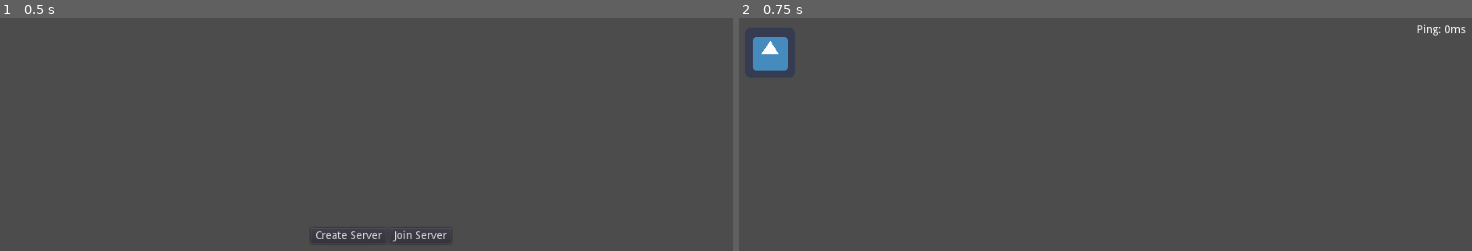
Above: before the commit, frames 1-2 (left to right).
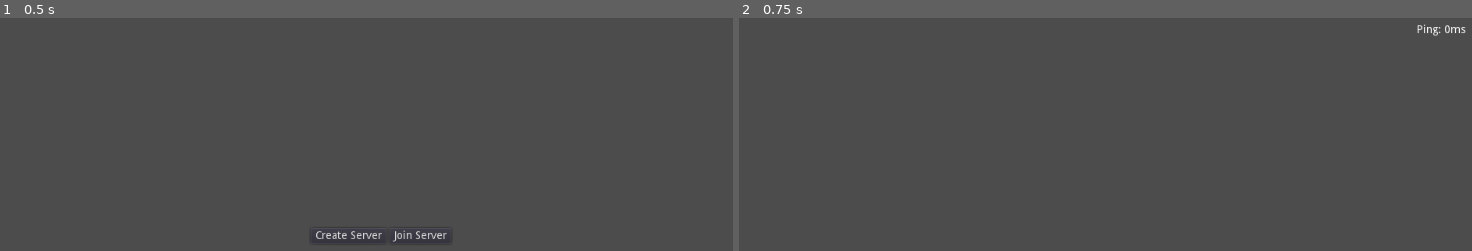
Above: after the commit, the same moments.

Repository: TRushton95/Sanctuary
Game: Godot game, scene res://Main.tscn
The game is run twice, just before and just after one commit, with the same random seed, the same clock (stepped at 60 frames per second) and the same inputs. The engine's default icon, where the game draws it, is replaced by a stand-in: a white triangle on a blue panel in a dark square.
Inputs:
- Up to frame 1 (0.5 s): no input
- Up to frame 2 (0.75 s): click "Create Server" at 0.5 s

Frame 1 is identical in both runs. In frame 2, 0.7% of the frame differs, in the area x 1-7%, y 8-23%.

Commit message:
Get server and client movement working again after refactor

Diff:
--- a/Src/Gameplay/Entities/Unit/Unit.gd
+++ b/Src/Gameplay/Entities/Unit/Unit.gd
@@ -50,7 +50,7 @@
 		start_cast(command.duration)
 
 
-func move_along_path(delta: float) -> void:
+func try_move_along_path(delta: float) -> void:
 	if !path.empty():
 		var walkable_distance = SPEED * delta
 
--- a/Src/Gameplay/DataStructures/UserInput.gd
+++ b/Src/Gameplay/Global/InputHelper.gd
@@ -1,10 +1,8 @@
 extends Node
-class_name UserInput
 
-var data : Dictionary setget ,get_data
 
-func _init(command, payload, request_id):
-	data = {
+func build_data(command, payload, request_id) -> Dictionary:
+	var data = {
 		Constants.ClientInput.COMMAND: command,
 		Constants.Network.REQUEST_ID: request_id, # TODO: Super hacky fix to make comparisons work, look into unifying userInput and request messages
 		Constants.ClientInput.TIMESTAMP: ServerClock.get_time()
@@ -13,6 +11,4 @@
 	if payload:
 		data[Constants.ClientInput.PAYLOAD] = payload
 
-
-func get_data() -> Dictionary:
 	return data
--- a/Src/Gameplay/Global/ServerInfo.gd
+++ b/Src/Gameplay/Global/ServerInfo.gd
@@ -1,6 +1,8 @@
 extends Node
 
 var _players = {}
+
+signal user_joined(user_id)
 
 
 func _ready() -> void:
@@ -52,6 +54,8 @@
 		var sender_id = get_tree().get_rpc_sender_id()
 		rpc_id(sender_id, "populate_players", _players)
 
+		emit_signal("user_joined", sender_id)
+
 
 
 func _on_network_peer_disconnected(id: int) -> void:
--- a/Src/Gameplay/World/Components/WorldClient.gd
+++ b/Src/Gameplay/World/Components/WorldClient.gd
@@ -14,43 +14,46 @@
 	self.world = world
 
 
-func get_input() -> UserInput:
+func get_input() -> Dictionary:
 	var input = null
 
 	if world.buffered_movement_input is Vector2:
-		input = UserInput.new("M", world.buffered_movement_input, request_id)
+		input = InputHelper.build_data("M", world.buffered_movement_input, request_id)
 	if world.buffered_movement_input != null: # Reset
 		world.buffered_movement_input = null
 
 	if Input.is_action_just_pressed("Cast"):
 		var cast_time = 2.0
-		input = UserInput.new("Q", cast_time, request_id)
+		input = InputHelper.build_data("Q", cast_time, request_id)
 
 	return input
 
 
-func send_input(input: UserInput) -> void:
-	if world.player.is_network_master():
-		GameServer.send_player_input(input.data)
+func send_input(input: Dictionary) -> void:
+	GameServer.send_player_input(input)
 
-		var history_data = input.data.duplicate()
-		history_data[Constants.ClientInput.PATH] = world.player.path
-		request_history.append(history_data)
+	var history_data = input.duplicate()
+	history_data[Constants.ClientInput.PATH] = world.player.path
+	request_history.append(history_data)
 
-		request_id += 1
+	request_id += 1
 
 
-func update_world_state(world_state: Dictionary) -> void:
+func buffer_world_state(world_state: Dictionary) -> void:
 	if world_state[Constants.Network.TIME] > prev_world_state_timestamp:
 		prev_world_state_timestamp = world_state[Constants.Network.TIME]
 		world_state_buffer.append(world_state)
+
+		# Don't bother trying to correct client-side player prediction if we havn't got a player
+		if world.player == null:
+			return
 
 		var player_id = get_tree().get_network_unique_id()
 		if world_state.has(player_id):
 			var player_state = world_state[player_id]
 
-			if world_state.has(Constants.Network.REQUEST_ID):
-				print("Sequence id from server: " + str(world_state[Constants.Network.REQUEST_ID]))
+#			if world_state.has(Constants.Network.REQUEST_ID):
+#				print("Sequence id from server: " + str(world_state[Constants.Network.REQUEST_ID]))
 
 			var oudated_requests = []
 			for request in request_history:
@@ -61,6 +64,7 @@
 			for request in oudated_requests:
 				request_history.erase(request)
 
+			# Enforce state to most recent server state
 			world.player.position = player_state[Constants.Network.POSITION]
 
 			if player_state.has(Constants.Network.CASTING):
@@ -71,8 +75,6 @@
 
 			# Replay client-side prediction based on most recent available server data
 			if request_history.size() > 0:
-				print("Replaying from request " + str(request_history[0][Constants.Network.REQUEST_ID]))
-
 				world.player.path = request_history[0][Constants.ClientInput.PATH]
 				var FRAME_DURATION = 0.0167 # figure out how we can replay the timestep accurately
 				var snapshot_time = world_state[Constants.Network.TIME] + FRAME_DURATION
@@ -87,7 +89,6 @@
 				for input in inputs:
 					temporary_request_history.erase(input)
 
-				print("Snapshot time: " + str(snapshot_time))
 				while snapshot_time < ServerClock.get_time():
 					play_forward_frame(FRAME_DURATION, snapshot_time, inputs)
 					snapshot_time += FRAME_DURATION
@@ -95,9 +96,6 @@
 				snapshot_time -= FRAME_DURATION # TODO: hack fix - snapshot time has been incremented to be bigger than get_time, we want the snapshot BEFORE that
 				var remaining_time = ServerClock.get_time() - snapshot_time
 				play_forward_frame(remaining_time, snapshot_time, inputs)
-
-				print("Played to time: " + str(ServerClock.get_time()))
-				print("Rollback placed at " + str(world.player.position))
 
 
 func process_world_state() -> void:
@@ -112,16 +110,16 @@
 			for key in world_state_buffer[2].keys():
 				if str(key) == Constants.Network.TIME:
 					continue
-				if key == get_tree().get_network_unique_id():
+				if !world_state_buffer[1].has(key):
 					continue
-				if !world_state_buffer[1].has(key):
+				if key == get_tree().get_network_unique_id() && world.player != null: # If player is not set, we need to create a unit for the player
 					continue
 
 				var username = ServerInfo.get_username(key)
 				var new_position = lerp(world_state_buffer[1][key][Constants.Network.POSITION], world_state_buffer[2][key][Constants.Network.POSITION], interpolation_factor)
 
-				if has_node(username):
-					get_node(username).position = new_position
+				if world.has_node(username):
+					world.get_node(username).position = new_position
 				else:
 					world.create_player(key, username, new_position)
 
@@ -131,17 +129,17 @@
 			for key in world_state_buffer[1].keys():
 				if str(key) == Constants.Network.TIME:
 					continue
-				if key == get_tree().get_network_unique_id():
+				if !world_state_buffer[1].has(key):
 					continue
-				if !world_state_buffer[1].has(key):
+				if key == get_tree().get_network_unique_id() && world.player != null: # If player is not set, we need to create a unit for the player
 					continue
 
 				var username = ServerInfo.get_username(key)
 				var delta_position = world_state_buffer[1][key][Constants.Network.POSITION] - world_state_buffer[0][key][Constants.Network.POSITION]
 				var new_position = world_state_buffer[1][key][Constants.Network.POSITION] + (delta_position * extrapolation_factor)
 
-				if has_node(username):
-					get_node(username).position = new_position
+				if world.has_node(username):
+					world.get_node(username).position = new_position
 				else:
 					world.create_player(key, username, new_position)
 
@@ -153,7 +151,7 @@
 		var command = build_command(command_type, payload)
 		world.player.input_command(command)
 
-	world.player.move_along_path(delta)
+	world.player.try_move_along_path(delta)
 	world.player.get_node("CastTimer").update(delta)
 
 
--- a/Src/Gameplay/World/Components/WorldServer.gd
+++ b/Src/Gameplay/World/Components/WorldServer.gd
@@ -9,8 +9,14 @@
 var latest_ackowledged_player_requests := {}
 
 
+func _on_user_joined(sender_id: int) -> void:
+	world.create_player(sender_id, "Client", Vector2(100, 100))
+
+
 func _init(world) -> void:
 	self.world = world
+	world.create_player(Constants.SERVER_ID, "Server", Vector2(200, 200))
+	ServerInfo.connect("user_joined", self, "_on_user_joined")
 
 
 func send_world_state(delta: float) -> void:
@@ -58,14 +64,7 @@
 
 		if world.has_node(username):
 			var player = world.get_node(username)
-
-			match input[Constants.ClientInput.COMMAND]:
-				"M":
-					var destination = input[Constants.ClientInput.PAYLOAD]
-					player.path = NavigationHelper.get_simple_path(player.position, destination)
-				"Q":
-					var cast_duration = input[Constants.ClientInput.PAYLOAD]
-					player.start_cast(cast_duration)
+			world.execute_input(player, input)
 
 			if !latest_ackowledged_player_requests.has(player_id) || latest_ackowledged_player_requests[player_id] < input[Constants.ClientInput.REQUEST_ID]:
 				latest_ackowledged_player_requests[player_id] = input[Constants.ClientInput.REQUEST_ID]
--- a/Src/Gameplay/World/World.gd
+++ b/Src/Gameplay/World/World.gd
@@ -49,12 +49,6 @@
 func _ready() -> void:
 	_setup_components()
 
-	var player_name = ServerInfo.get_username(get_tree().get_network_unique_id())
-	get_node("Unit").name = player_name
-
-	player = get_node(player_name)
-	player.set_network_master(get_tree().get_network_unique_id())
-
 	NavigationHelper.setup($Navigation2D)
 	GameServer.setup(self)
 	ServerClock.setup()
@@ -67,20 +61,29 @@
 		$LagSimTimer.start(LAG_SIM_DURATION)
 		$CanvasLayer/NetworkInfo/VBoxContainer/LagSimWarning.show()
 
+	if player == null:
+		return
+
 	var input = world_client.get_input()
 
 	if input:
+		execute_input(player, input)
 		world_client.send_input(input)
 
 
 func _physics_process(delta: float) -> void:
-	player.move_along_path(delta)
+	if player != null:
+		player.try_move_along_path(delta)
 
 	if get_tree().is_network_server():
+		if has_node("Client"):
+			get_node("Client").try_move_along_path(delta) # TODO: This should loop through Players node when units moved under that
+
 		world_server.process_player_input_buffer()
 		world_server.send_world_state(delta)
 
-	world_client.process_world_state()
+	if !get_tree().is_network_server():
+		world_client.process_world_state()
 
 
 func _unhandled_input(event) -> void:
@@ -95,8 +98,8 @@
 	world_server.buffer_player_input(player_input)
 
 
-remotesync func receive_world_state(world_state: Dictionary) -> void:
-	world_client.update_world_state(world_state)
+puppet func receive_world_state(world_state: Dictionary) -> void:
+	world_client.buffer_world_state(world_state)
 
 
 func create_player(user_id: int, username: String, position: Vector2):
@@ -104,12 +107,32 @@
 	new_unit.position = position
 	new_unit.name = username
 	add_child(new_unit)
-	new_unit.set_network_master(user_id)
+	#new_unit.set_network_master(user_id)
+
+	if user_id == get_tree().get_network_unique_id():
+		player = new_unit
+
+		player.connect("path_expired", self, "_on_Unit_path_expired")
+		player.connect("started_casting", self, "_on_Unit_started_casting")
+		player.connect("stopped_casting", self, "_on_Unit_stopped_casting")
+		player.connect("progressed_casting", self, "_on_Unit_progressed_casting")
+		player.connect("path_set", self, "_on_Unit_path_set")
 
 
 func _setup_components() -> void:
-	world_server = WorldServer.new(self)
+	if get_tree().get_network_unique_id() == Constants.SERVER_ID:
+		world_server = WorldServer.new(self)
+		add_child(world_server)
+
 	world_client = WorldClient.new(self)
+	add_child(world_client)
 
-	add_child(world_client)
-	add_child(world_server)
+
+func execute_input(unit: Unit, input: Dictionary) -> void:
+	match input[Constants.ClientInput.COMMAND]:
+		"M":
+			var destination = input[Constants.ClientInput.PAYLOAD]
+			unit.path = NavigationHelper.get_simple_path(unit.position, destination)
+		"Q":
+			var cast_duration = input[Constants.ClientInput.PAYLOAD]
+			unit.start_cast(cast_duration)
--- a/Src/Gameplay/World/World.tscn
+++ b/Src/Gameplay/World/World.tscn
@@ -1,6 +1,5 @@
-[gd_scene load_steps=4 format=2]
+[gd_scene load_steps=3 format=2]
 
-[ext_resource path="res://Gameplay/Entities/Unit/Unit.tscn" type="PackedScene" id=1]
 [ext_resource path="res://Gameplay/World/World.gd" type="Script" id=2]
 
 [sub_resource type="NavigationPolygon" id=1]
@@ -10,9 +9,6 @@
 
 [node name="World" type="Node"]
 script = ExtResource( 2 )
-
-[node name="Unit" parent="." instance=ExtResource( 1 )]
-position = Vector2( 64, 56 )
 
 [node name="PathDebug" type="Line2D" parent="."]
 width = 1.0
@@ -91,9 +87,4 @@
 "_edit_use_anchors_": false
 }
 
-[connection signal="path_expired" from="Unit" to="." method="_on_Unit_path_expired"]
-[connection signal="path_set" from="Unit" to="." method="_on_Unit_path_set"]
-[connection signal="progressed_casting" from="Unit" to="." method="_on_Unit_progressed_casting"]
-[connection signal="started_casting" from="Unit" to="." method="_on_Unit_started_casting"]
-[connection signal="stopped_casting" from="Unit" to="." method="_on_Unit_stopped_casting"]
 [connection signal="timeout" from="LagSimTimer" to="." method="_on_LagSimTimer_timeout"]
--- a/Src/project.godot
+++ b/Src/project.godot
@@ -30,11 +30,6 @@
 "path": "res://Gameplay/Entities/Unit/Unit.gd"
 }, {
 "base": "Node",
-"class": "UserInput",
-"language": "GDScript",
-"path": "res://Gameplay/DataStructures/UserInput.gd"
-}, {
-"base": "Node",
 "class": "WorldClient",
 "language": "GDScript",
 "path": "res://Gameplay/World/Components/WorldClient.gd"
@@ -49,7 +44,6 @@
 "MoveCommand": "",
 "Stopwatch": "",
 "Unit": "",
-"UserInput": "",
 "WorldClient": "",
 "WorldServer": ""
 }
@@ -67,6 +61,7 @@
 GameServer="*res://Gameplay/Global/GameServer.gd"
 ServerInfo="*res://Gameplay/Global/ServerInfo.gd"
 NavigationHelper="*res://Gameplay/Global/NavigationHelper.gd"
+InputHelper="*res://Gameplay/Global/InputHelper.gd"
 
 [input]
 
Not shown, changed: Src/export_presets.cfg
